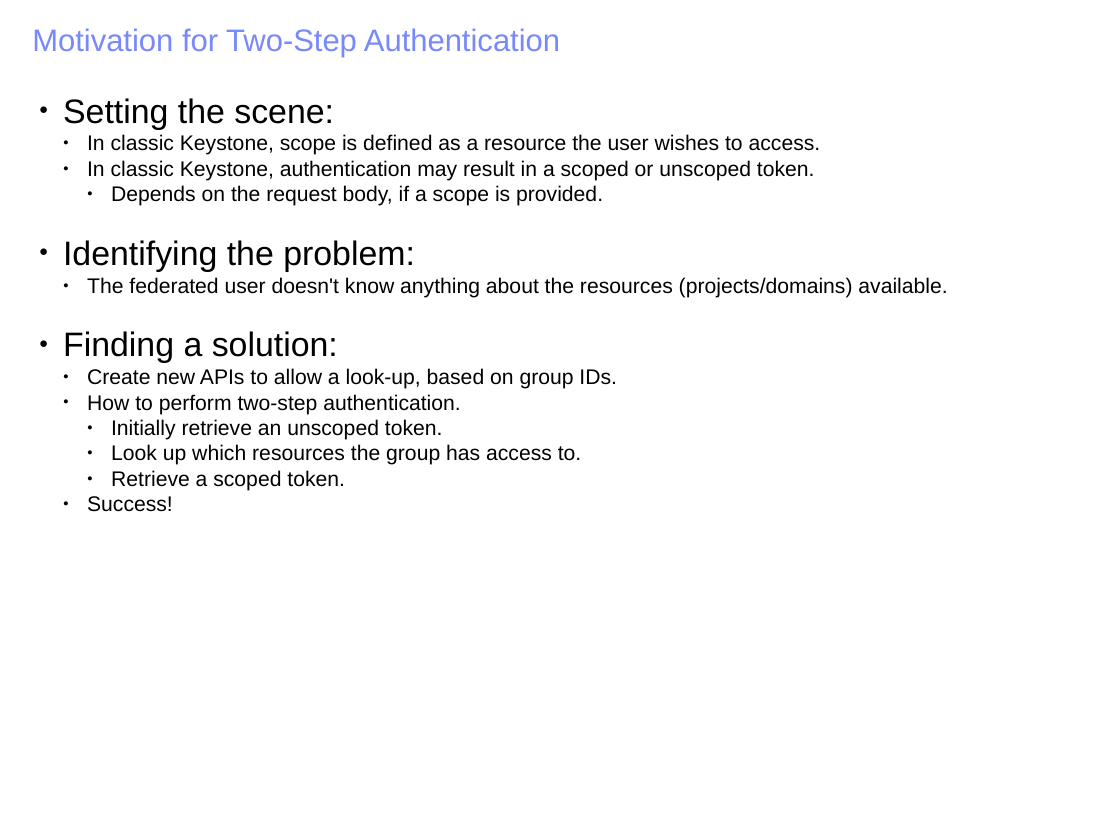
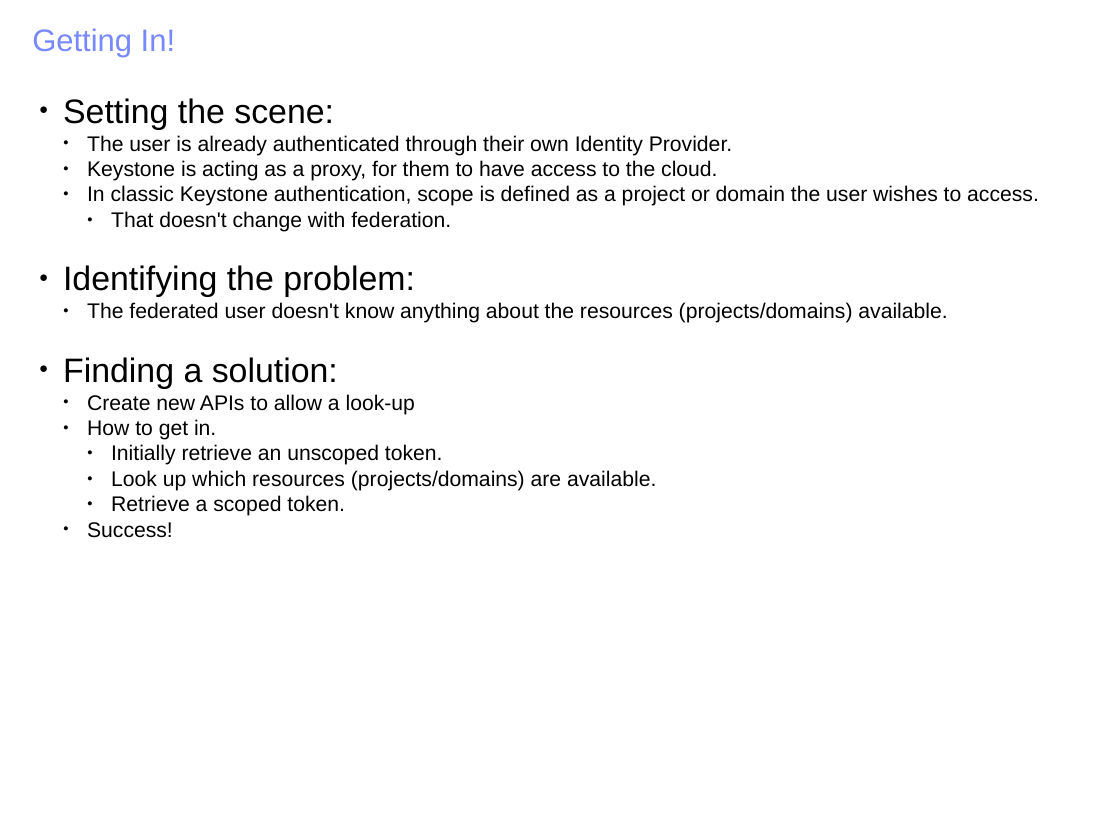
Before and after one commit to joesavak/OpenStackFederation, a slide deck: slide 21 of os-federation.odp. Drawn at 1120x840 pixels with LibreOffice and Linux fonts; fonts in the diff are those of the drawing. Boxes give left, top, right and bottom in pixels: in the first picture for what was removed or moved away, otherwise in the second. Text is boxed around its words. In the diff, an @@ line names an element or a change of style, - is before the commit and + after.

```diff
--- a/os-federation.odp
+++ b/os-federation.odp
@@ text at (32, 28, 175, 58): text changed @@
-Motivation for Two-Step Authentication
+Getting In!
@@ text at (87, 135, 1039, 232): text changed @@
-  ● In classic Keystone, scope is defined as a resource the user wishes to access.
-  ● In classic Keystone, authentication may result in a scoped or unscoped token.
-    ● Depends on the request body, if a scope is provided.
+  ● The user is already authenticated through their own Identity Provider.
+  ● Keystone is acting as a proxy, for them to have access to the cloud.
+  ● In classic Keystone authentication, scope is defined as a project or domain the user wishes to access.
+    ● That doesn't change with federation.
@@ text at (87, 394, 415, 440): text changed @@
-  ● Create new APIs to allow a look-up, based on group IDs.
-  ● How to perform two-step authentication.
+  ● Create new APIs to allow a look-up
+  ● How to get in.
@@ text at (111, 470, 656, 491): text changed @@
-    ● Look up which resources the group has access to.
+    ● Look up which resources (projects/domains) are available.
```
Also in this commit, not shown: 7 other slides changed.
